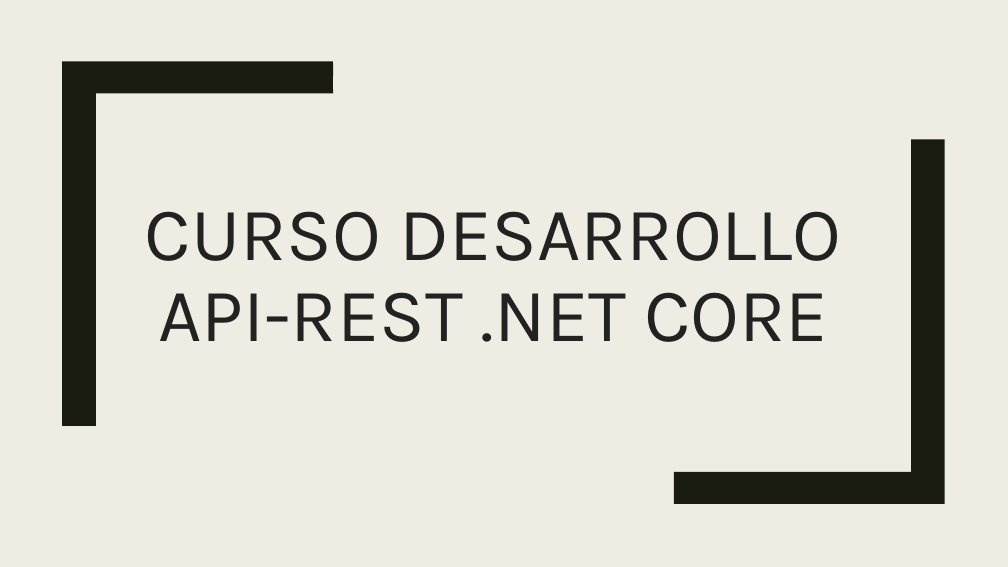
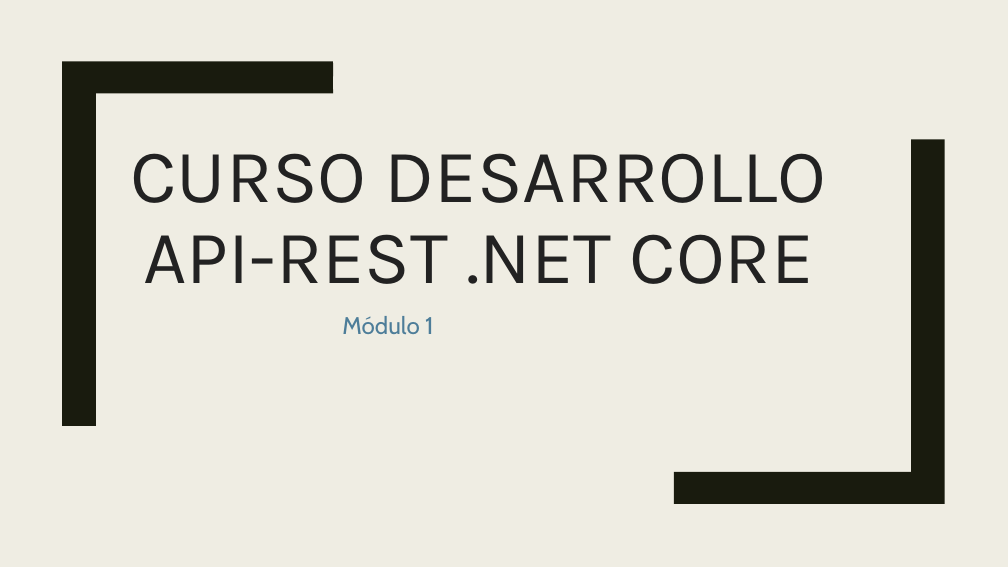
Before and after one commit to dadjh85/Demo1-Curso-.NetCore3.1, a slide deck: slide 1 of doc/Demo1- Curso .NET Core.pptx. Drawn at 1008x567 pixels with LibreOffice and Linux fonts; fonts in the diff are those of the drawing. Boxes give left, top, right and bottom in pixels: in the first picture for what was removed or moved away, otherwise in the second. Text is boxed around its words. In the diff, an @@ line names an element or a change of style, - is before the commit and + after.

```diff
--- a/doc/Demo1- Curso .NET Core.pptx
+++ b/doc/Demo1- Curso .NET Core.pptx
@@ title "CURSO DESARROLLO API-REST .NET CORE" moved from (x1=145, y1=211, x2=841, y2=342) to (x1=130, y1=153, x2=827, y2=284) @@
@@ subtitle added at (x1=342, y1=316, x2=434, y2=334), 23 pt, text #4D7D99 @@
+Módulo 1
```
Also in this commit, not shown: 1 other slide changed, 1 slide removed.
